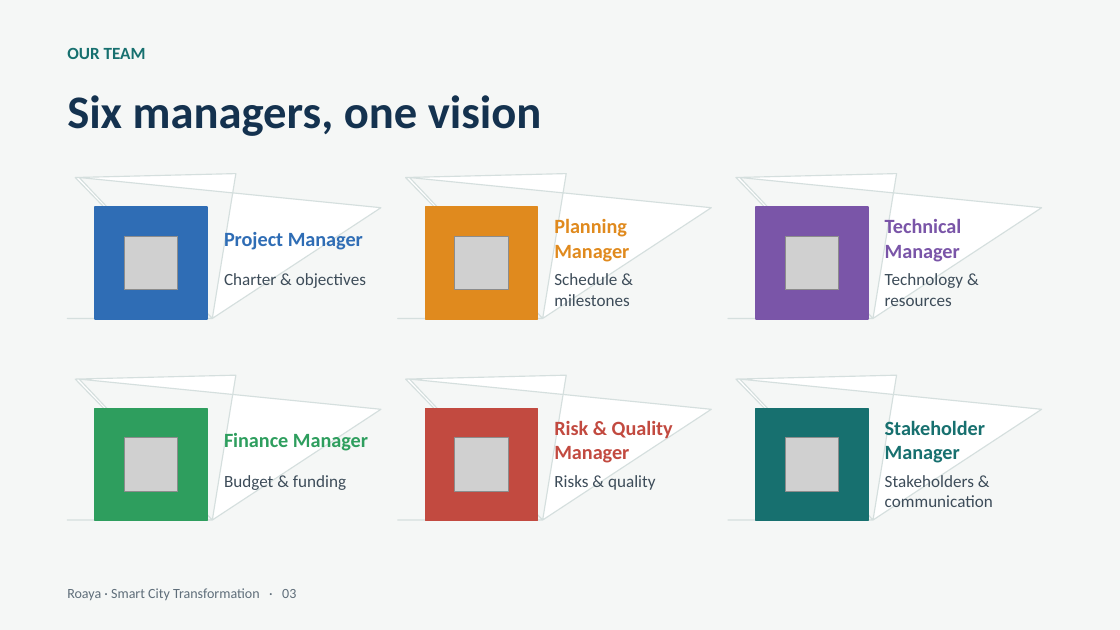
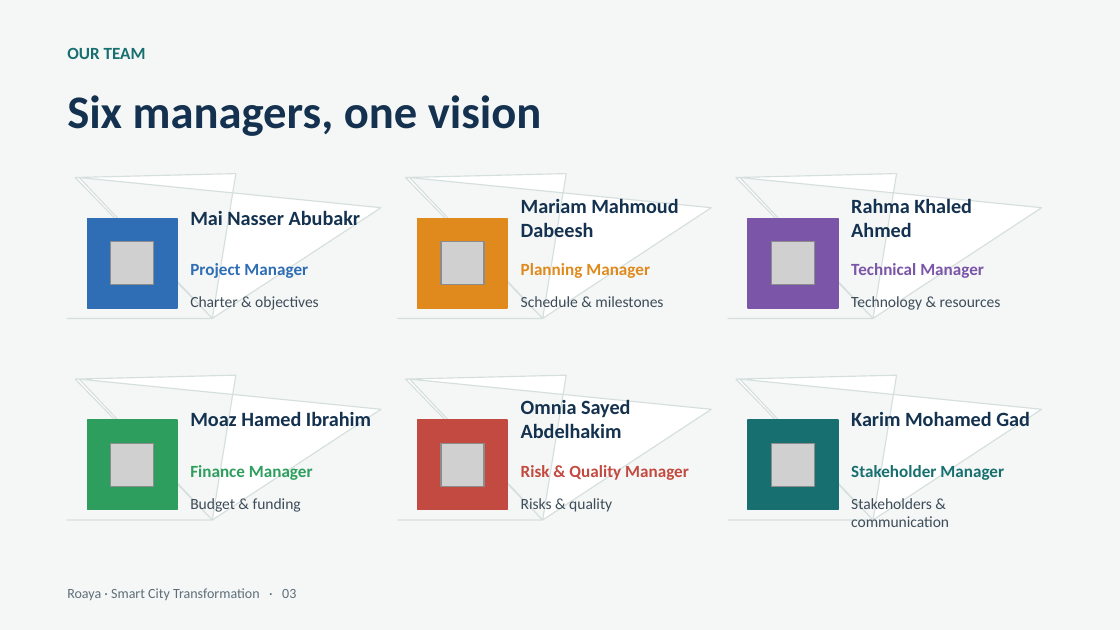
Before and after one commit to RahmaOshba/RahmaOshba, a slide deck: slide 3 of Roaya_Final/Roaya_Final_Presentation.ppt. Drawn at 1120x630 pixels with LibreOffice and Linux fonts; fonts in the diff are those of the drawing; grey boxes stand for pictures. Boxes give left, top, right and bottom in pixels: in the first picture for what was removed or moved away, otherwise in the second. Text is boxed around its words. In the diff, an @@ line names an element or a change of style, - is before the commit and + after.

```diff
--- a/Roaya_Final/Roaya_Final_Presentation.ppt
+++ b/Roaya_Final/Roaya_Final_Presentation.ppt
@@ text added at bbox=[521, 198, 678, 237], 13 pt, text #14324F, bold @@
+Mariam Mahmoud Dabeesh
@@ text added at bbox=[851, 196, 972, 237], 13 pt, text #14324F, bold @@
+Rahma Khaled Ahmed
@@ rectangle: place and size @@
-rectangle at bbox=[95, 207, 207, 319]
+rectangle at bbox=[87, 218, 177, 308]
@@ text added at bbox=[190, 210, 361, 231], 13 pt, text #14324F, bold @@
+Mai Nasser Abubakr
@@ rectangle: place and size @@
-rectangle at bbox=[426, 207, 538, 319]
+rectangle at bbox=[418, 218, 507, 308]
@@ rectangle: place and size @@
-rectangle at bbox=[756, 207, 868, 319]
+rectangle at bbox=[748, 218, 838, 308]
@@ picture: place and size @@
-picture at bbox=[124, 236, 178, 290]
+picture at bbox=[111, 242, 153, 284]
@@ text "Project Manager": place and size @@
-text "Project Manager" at bbox=[224, 229, 363, 250]
+text "Project Manager" at bbox=[190, 263, 308, 278]
@@ picture: place and size @@
-picture at bbox=[455, 236, 508, 290]
+picture at bbox=[441, 242, 484, 284]
@@ text "Planning Manager": place and size @@
-text "Planning Manager" at bbox=[554, 218, 629, 264]
+text "Planning Manager" at bbox=[521, 263, 650, 278]
@@ picture: place and size @@
-picture at bbox=[785, 236, 839, 290]
+picture at bbox=[772, 242, 814, 284]
@@ text "Technical Manager": place and size @@
-text "Technical Manager" at bbox=[885, 217, 962, 264]
+text "Technical Manager" at bbox=[851, 263, 984, 278]
@@ text "Charter & objectives": place and size @@
-text "Charter & objectives" at bbox=[224, 273, 366, 290]
+text "Charter & objectives" at bbox=[190, 296, 319, 310]
@@ text "Schedule & milestones": place and size @@
-text "Schedule & milestones" at bbox=[554, 273, 629, 306]
+text "Schedule & milestones" at bbox=[521, 296, 663, 308]
@@ text "Technology & resources": place and size @@
-text "Technology & resources" at bbox=[885, 273, 963, 306]
+text "Technology & resources" at bbox=[851, 296, 1001, 310]
@@ text added at bbox=[190, 411, 371, 433], 13 pt, text #14324F, bold @@
+Moaz Hamed Ibrahim
@@ text added at bbox=[521, 399, 630, 438], 13 pt, text #14324F, bold @@
+Omnia Sayed Abdelhakim
@@ text added at bbox=[851, 411, 1030, 426], 13 pt, text #14324F, bold @@
+Karim Mohamed Gad
@@ rectangle: place and size @@
-rectangle at bbox=[95, 409, 207, 521]
+rectangle at bbox=[87, 420, 177, 510]
@@ picture: place and size @@
-picture at bbox=[124, 438, 178, 492]
+picture at bbox=[111, 444, 153, 486]
@@ text "Finance Manager": place and size @@
-text "Finance Manager" at bbox=[224, 431, 368, 451]
+text "Finance Manager" at bbox=[190, 465, 313, 480]
@@ rectangle: place and size @@
-rectangle at bbox=[426, 409, 538, 521]
+rectangle at bbox=[418, 420, 507, 510]
@@ picture: place and size @@
-picture at bbox=[455, 438, 508, 492]
+picture at bbox=[441, 444, 484, 486]
@@ text "Risk & Quality Manager": place and size @@
-text "Risk & Quality Manager" at bbox=[554, 421, 673, 465]
+text "Risk & Quality Manager" at bbox=[521, 465, 689, 480]
@@ rectangle: place and size @@
-rectangle at bbox=[756, 409, 868, 521]
+rectangle at bbox=[748, 420, 838, 510]
@@ picture: place and size @@
-picture at bbox=[785, 438, 839, 492]
+picture at bbox=[772, 444, 814, 486]
@@ size 13 to 11 pt in 6 elements at bbox=[190, 263, 308, 278], bbox=[521, 263, 650, 278], bbox=[851, 263, 984, 278], bbox=[190, 465, 313, 480], bbox=[521, 465, 689, 480], bbox=[851, 465, 1004, 480] @@
@@ text "Stakeholder Manager": place and size @@
-text "Stakeholder Manager" at bbox=[885, 418, 985, 465]
+text "Stakeholder Manager" at bbox=[851, 465, 1004, 480]
@@ size 11 to 10 pt in 6 elements at bbox=[521, 296, 663, 308], bbox=[521, 498, 612, 512], bbox=[851, 498, 949, 527], bbox=[190, 296, 319, 310], bbox=[851, 296, 1001, 310], bbox=[190, 498, 301, 512] @@
@@ text "Budget & funding": place and size @@
-text "Budget & funding" at bbox=[224, 475, 346, 492]
+text "Budget & funding" at bbox=[190, 498, 301, 512]
@@ text "Risks & quality": place and size @@
-text "Risks & quality" at bbox=[554, 475, 656, 492]
+text "Risks & quality" at bbox=[521, 498, 612, 512]
@@ text "Stakeholders & communication": place and size @@
-text "Stakeholders & communication" at bbox=[885, 475, 993, 507]
+text "Stakeholders & communication" at bbox=[851, 498, 949, 527]
```
Also in this commit, not shown: 21 other slides changed, 4 other files.
